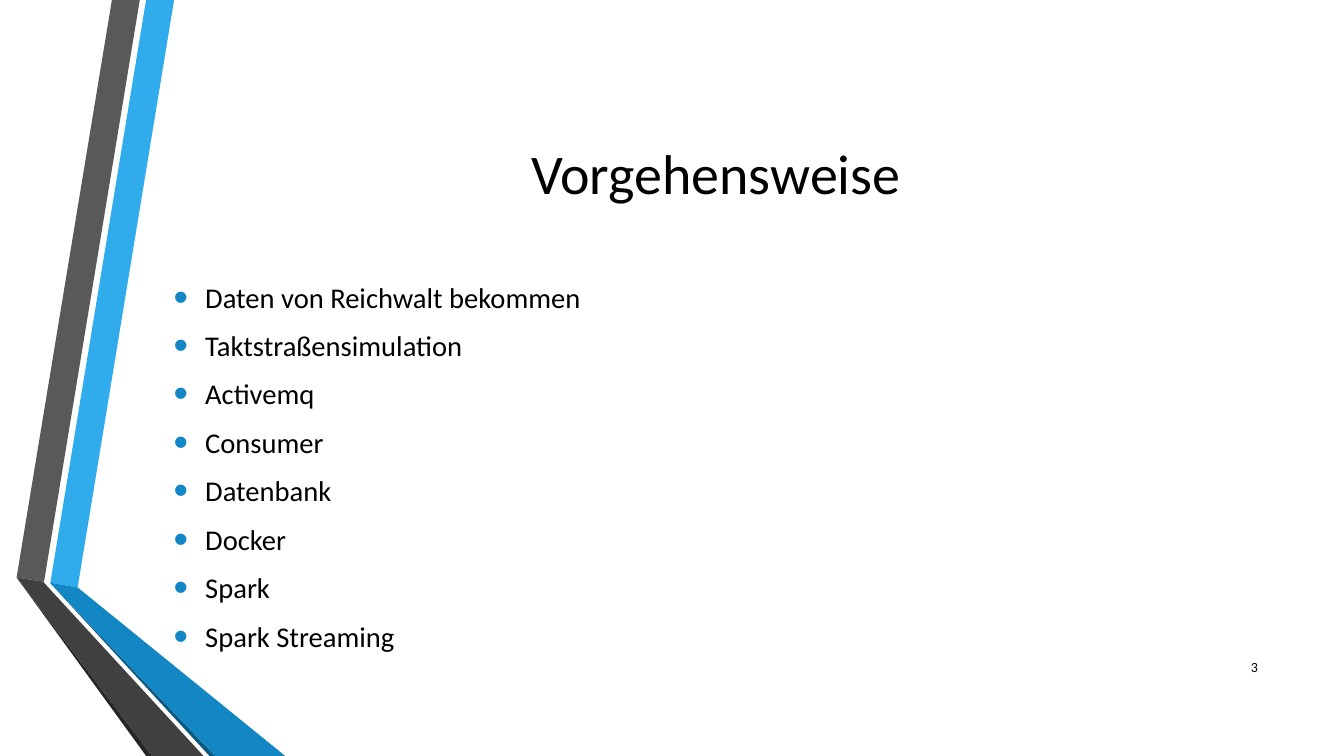
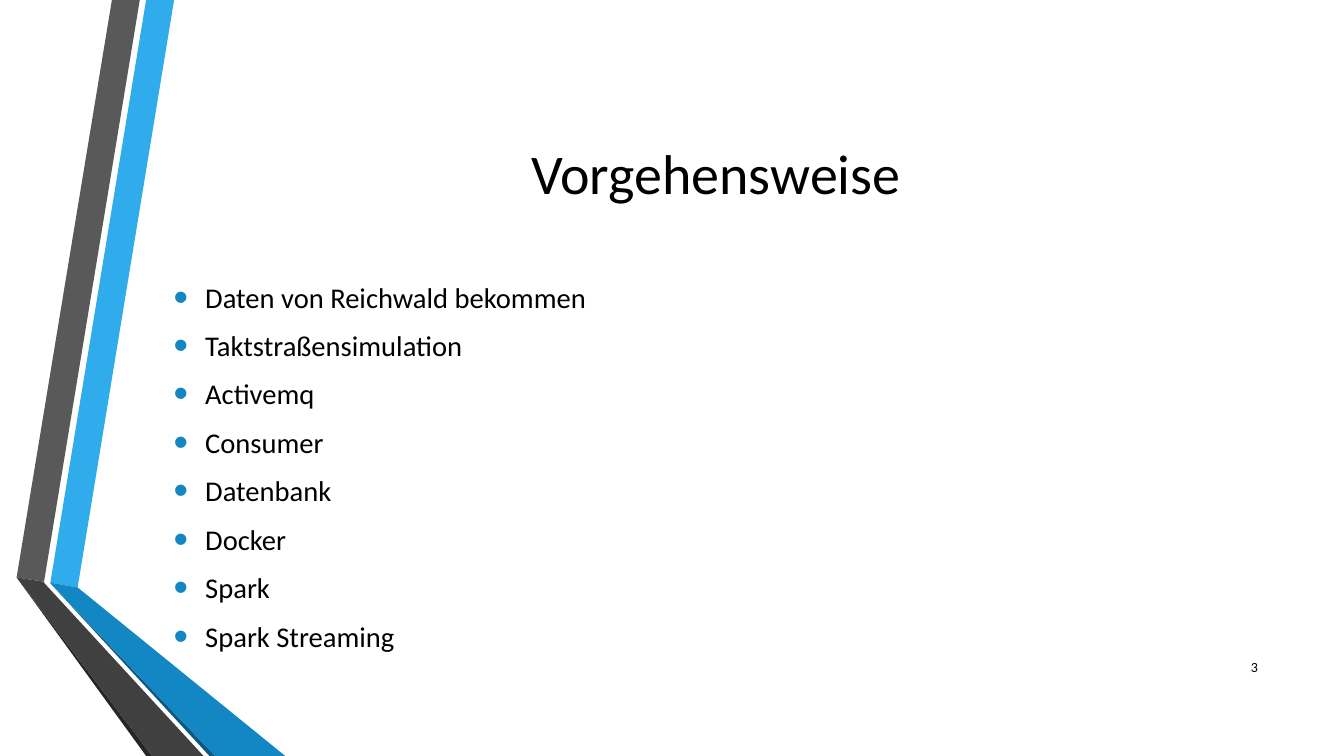
Before and after one commit to philipwagner1994/ProjectDHBW, a slide deck: slide 3 of Documentation/Projektpräsentationabschluss.pptx. Drawn at 1344x756 pixels with LibreOffice and Linux fonts; fonts in the diff are those of the drawing; background and template pictures are left out. Boxes give left, top, right and bottom in pixels: in the first picture for what was removed or moved away, otherwise in the second. Text is boxed around its words. In the diff, an @@ line names an element or a change of style, - is before the commit and + after.

```diff
--- a/Documentation/Projektpräsentationabschluss.pptx
+++ b/Documentation/Projektpräsentationabschluss.pptx
@@ text at (205, 288, 586, 309): text changed @@
-• Daten von Reichwalt bekommen
+• Daten von Reichwald bekommen
```
Also in this commit, not shown: 1 other slide changed.
